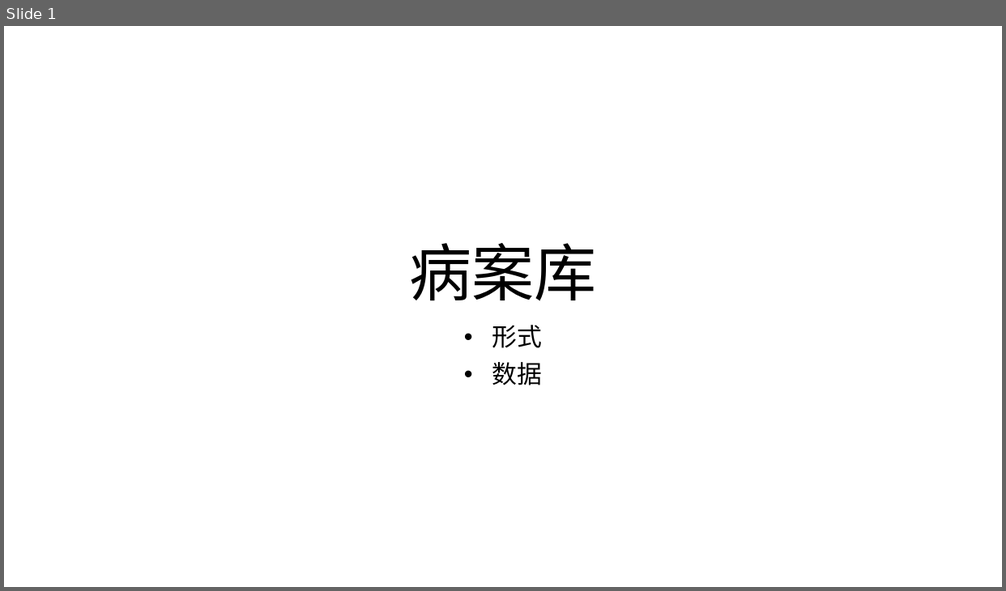
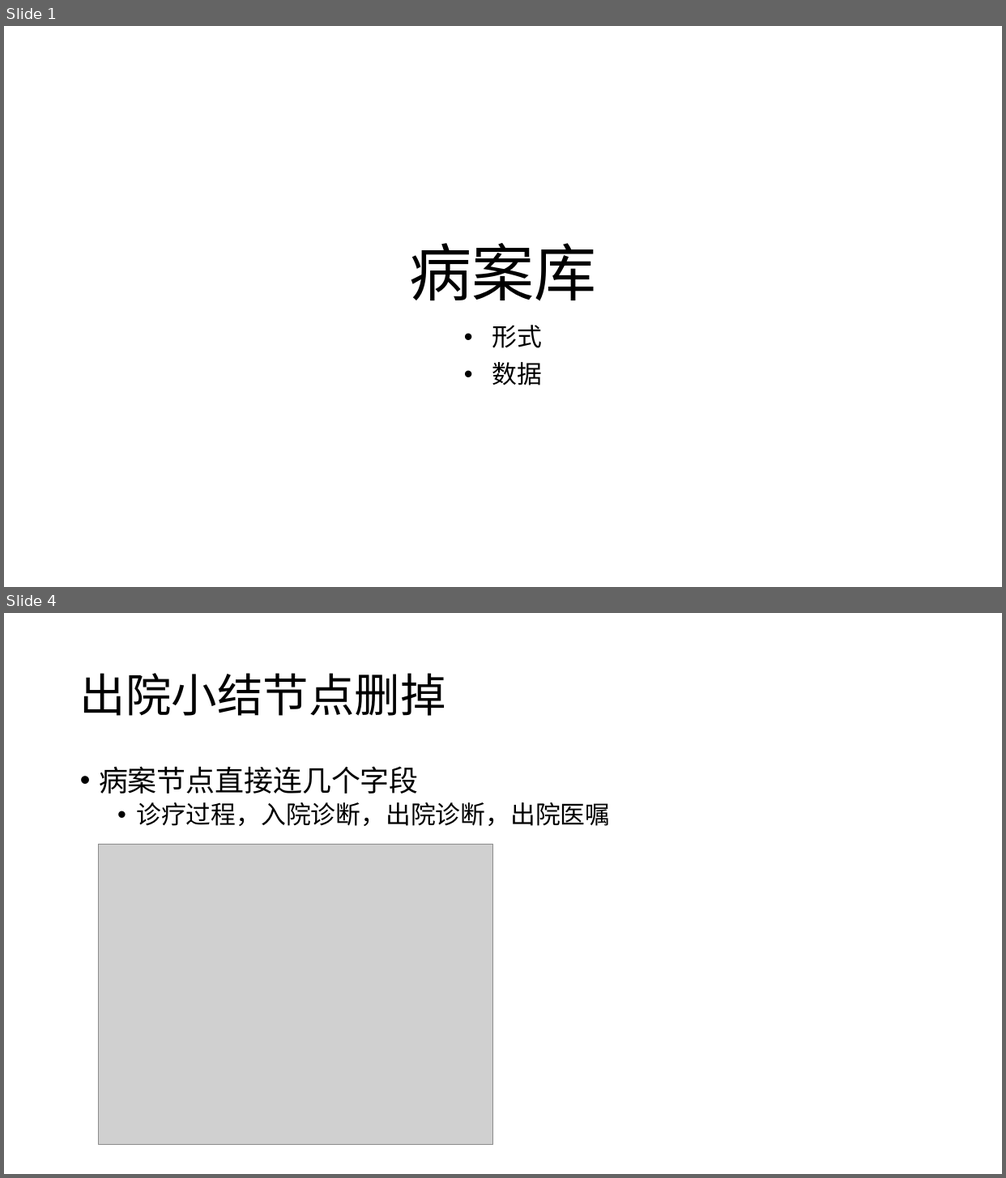
Before and after one commit to zmy1103/GNN_-, a slide deck: 病案库构建/病案库构建方案.pptx. Shown one above the other, each under a label of ours: slide 1 before the commit, slides 1 and 4 after it; the slides between them are not shown. The pictures are 1006x591 and 1006x1178 pixels, drawn with LibreOffice and Linux fonts; fonts in the diff are those of the drawing; grey boxes stand for pictures. Boxes give left, top, right and bottom in pixels: in the first picture for what was removed or moved away, otherwise in the second. Text is boxed around its words. In the diff, an @@ line names an element or a change of style, - is before the commit and + after.

```diff
--- a/病案库构建/病案库构建方案.pptx
+++ b/病案库构建/病案库构建方案.pptx
@@ slide 4 added at <box>4,613,1002,1174</box>, background #FFFFFF @@
@@ title added at <box>80,673,446,716</box>, 44 pt, text #000000 @@
+出院小结节点删掉
@@ text added at <box>99,766,610,826</box>, 24 pt, text #000000 @@
+• 病案节点直接连几个字段
+  • 诊疗过程，入院诊断，出院诊断，出院医嘱
@@ picture added at <box>98,845,493,1144</box> @@
```
Also in this commit, not shown: 3 slides changed, 16 other slides added.
